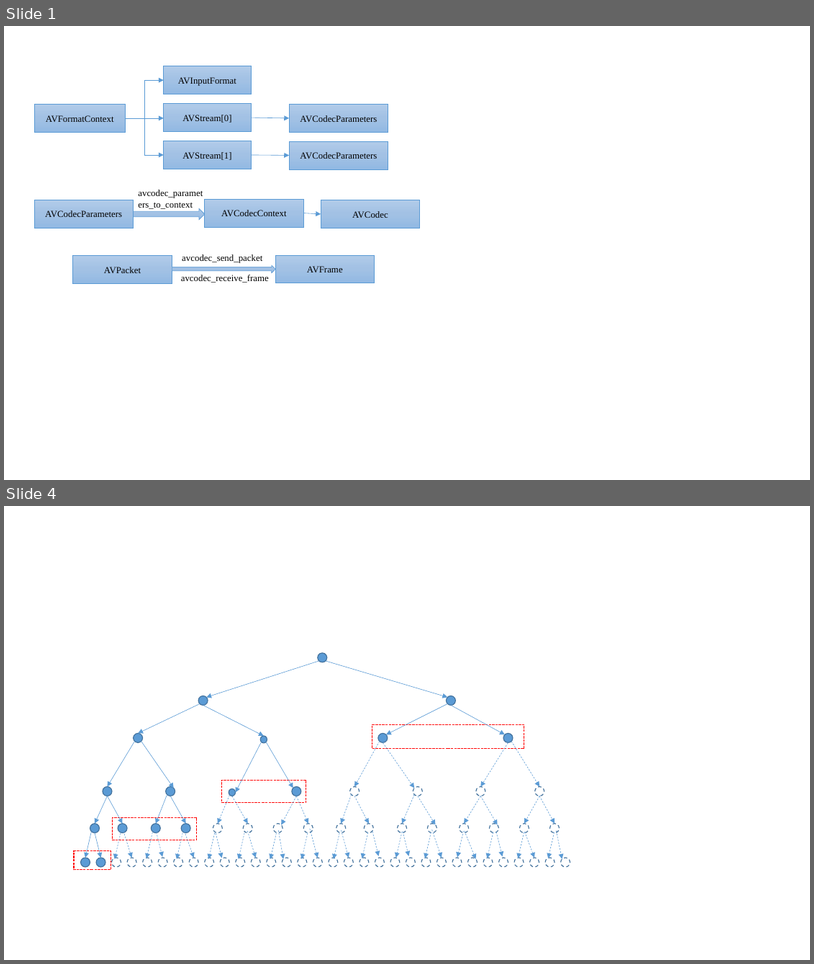
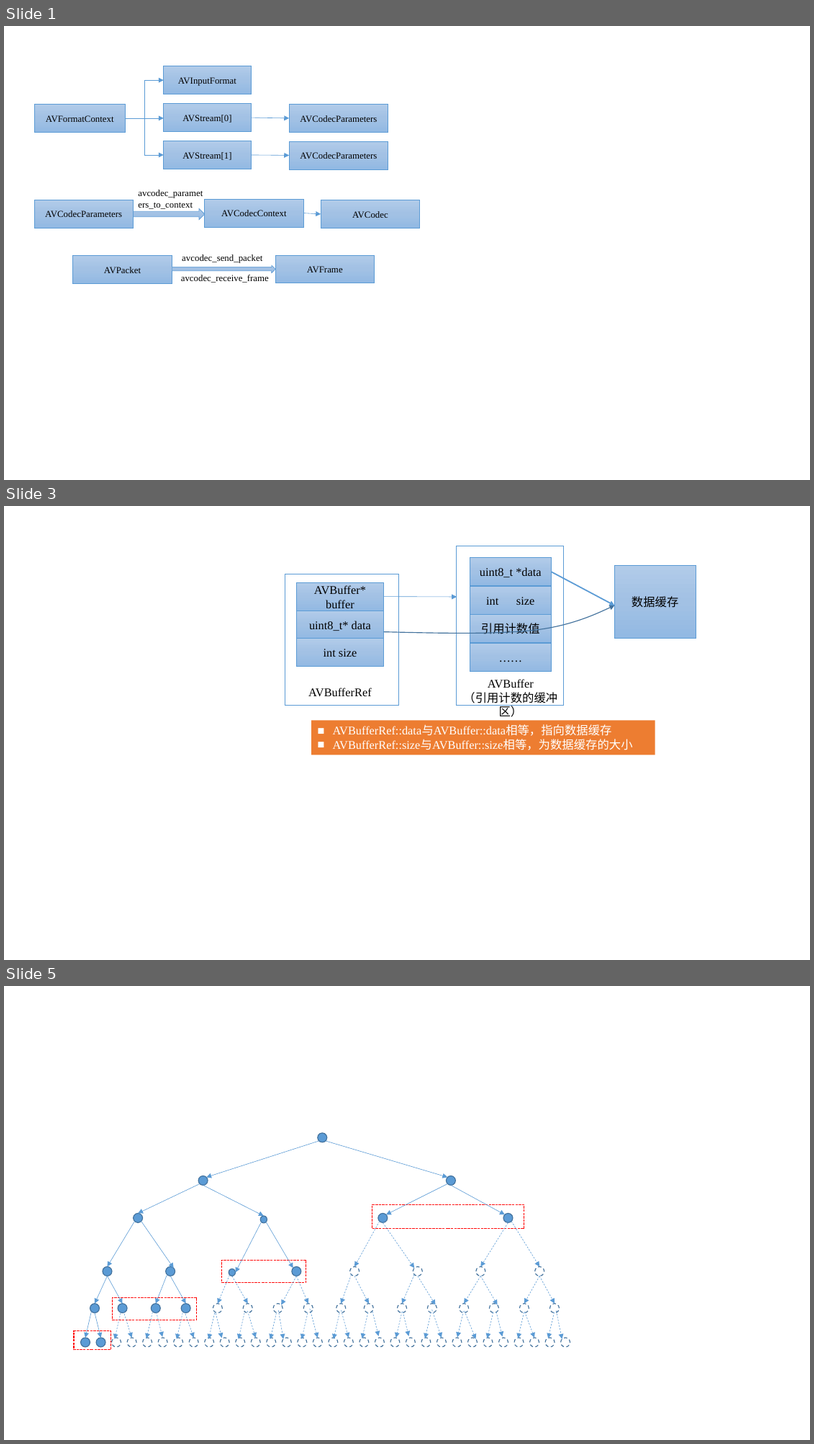
Before and after one commit to mythsaber/Learning-Notes, a slide deck: 音视频编解码.pptx. Shown one above the other, each under a label of ours: slides 1 and 4 before the commit, slides 1, 3 and 5 after it; the slides between them are not shown. The pictures are 814x964 and 814x1444 pixels, drawn with LibreOffice and Linux fonts; fonts in the diff are those of the drawing. Boxes give left, top, right and bottom in pixels: in the first picture for what was removed or moved away, otherwise in the second. Text is boxed around its words. In the diff, an @@ line names an element or a change of style, - is before the commit and + after.

```diff
--- a/音视频编解码.pptx
+++ b/音视频编解码.pptx
@@ slide 3 added at [4,506,810,960], background #FFFFFF @@
@@ rectangle added at [456,546,564,705], fill #FFFFFF, outline #5B9BD5 1 pt @@
@@ rectangle added at [471,557,551,585], fill gradient #B1CBE9 to #A3C1E5 to #93B9E4, outline #5B9BD5 0.5 pt, 14 pt, text #000000 @@
+uint8_t *data
@@ rectangle added at [615,565,696,638], fill gradient #B1CBE9 to #A3C1E5 to #93B9E4, outline #5B9BD5 0.5 pt, 14 pt, text #000000 @@
+数据缓存
@@ rectangle added at [286,574,399,705], fill #FFFFFF, outline #5B9BD5 1 pt @@
@@ rectangle added at [297,583,384,610], fill gradient #B1CBE9 to #A3C1E5 to #93B9E4, outline #5B9BD5 0.5 pt, 14 pt, text #000000 @@
+AVBuffer* buffer
@@ rectangle added at [471,587,551,614], fill gradient #B1CBE9 to #A3C1E5 to #93B9E4, outline #5B9BD5 0.5 pt, 14 pt, text #000000 @@
+int size
@@ arrow added from (551, 572) to (615, 605), #5B9BD5 1.5 pt @@
@@ rectangle added at [297,610,384,638], fill gradient #B1CBE9 to #A3C1E5 to #93B9E4, outline #5B9BD5 0.5 pt, 14 pt, text #000000 @@
+uint8_t* data
@@ arrow added from (384, 597) to (457, 597), #5B9BD5 0.5 pt @@
@@ freeform shape added at [384,605,615,633], outline #43739E 1 pt @@
@@ rectangle added at [471,614,551,642], fill gradient #B1CBE9 to #A3C1E5 to #93B9E4, outline #5B9BD5 0.5 pt, 14 pt, text #000000 @@
+引用计数值
@@ rectangle added at [297,638,384,667], fill gradient #B1CBE9 to #A3C1E5 to #93B9E4, outline #5B9BD5 0.5 pt, 14 pt, text #000000 @@
+int size
@@ rectangle added at [471,644,551,671], fill gradient #B1CBE9 to #A3C1E5 to #93B9E4, outline #5B9BD5 0.5 pt, 14 pt, text #000000 @@
+……
@@ text added at [309,687,371,696], 14 pt, text #000000 @@
+AVBufferRef
@@ text added at [463,679,558,717], 14 pt, text #000000 @@
+AVBuffer
+（引用计数的缓冲区）
@@ rectangle added at [312,720,656,754], fill #ED7D31, 14 pt, text #FFFFFF @@
+■ AVBufferRef::data与AVBuffer::data相等，指向数据缓存
+■ AVBufferRef::size与AVBuffer::size相等，为数据缓存的大小
@@ what was slide 4 is now slide 5 @@
```
Also in this commit, not shown: 1 slide changed, 2 other slides added, 11 other files.
